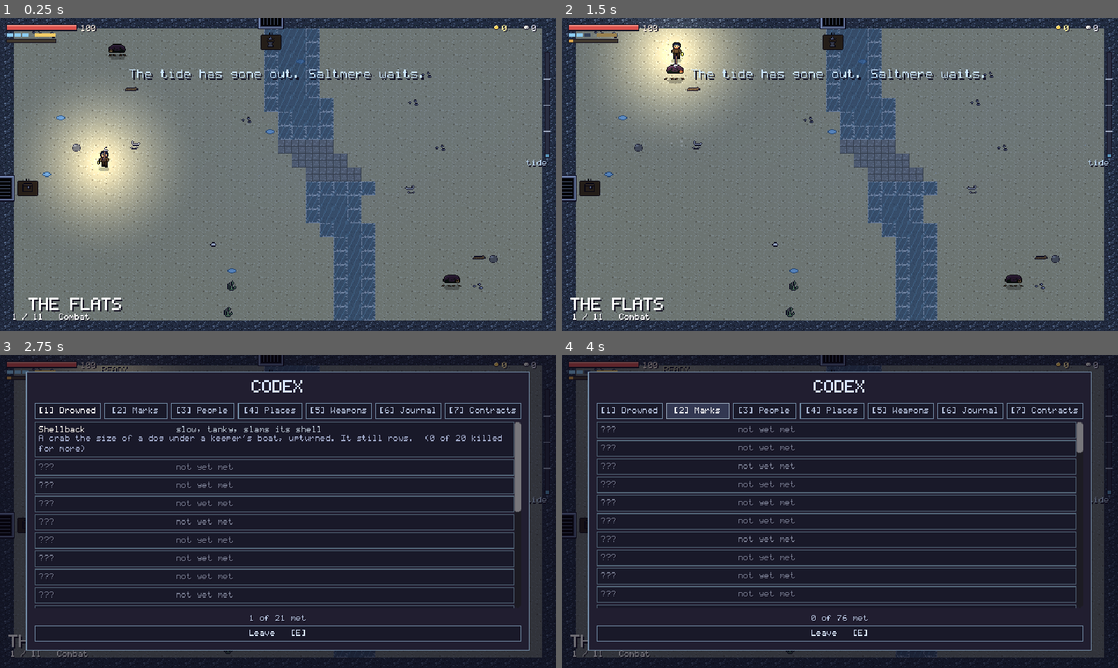
Above: before the commit, frames 1-4 (two rows, left to right).
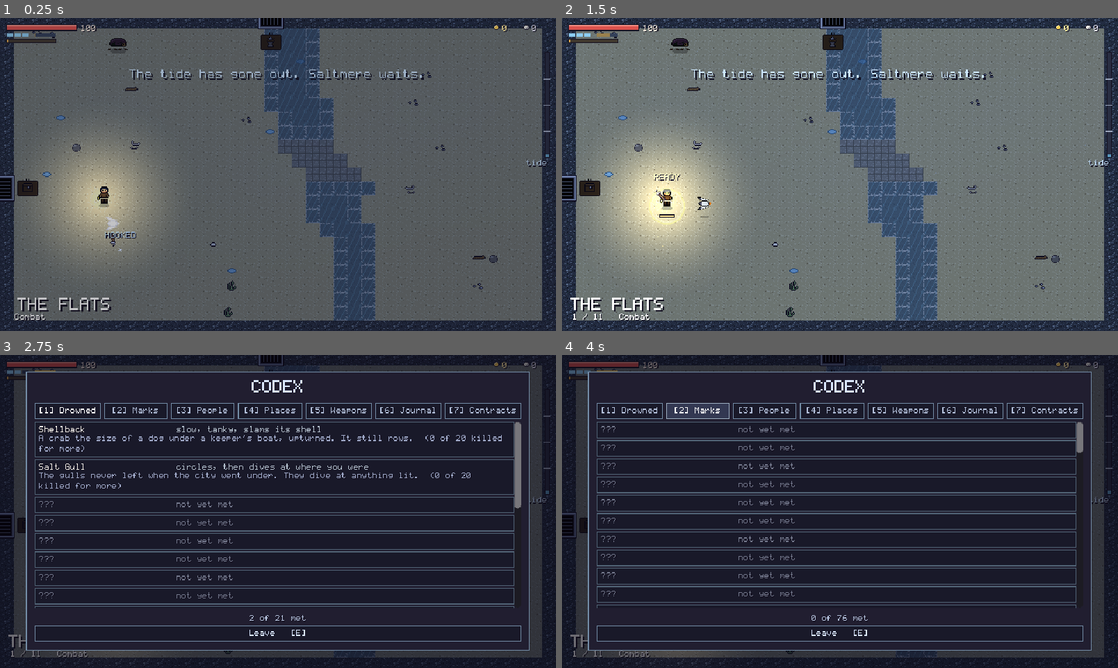
Above: after the commit, the same moments.

Repository: lakshgupta8/EBB
Game: Godot game, scene res://tests/sim_run.tscn
The game is run twice, just before and just after one commit, with the same random seed, the same clock (stepped at 60 frames per second) and the same inputs. This scene is started directly instead of the project's main scene.
Inputs (mouse positions are in pixels of both pictures, inside the frame that each line leads up to):
- Up to frame 1 (0.25 s): no input
- Up to frame 2 (1.5 s): tap Enter (ui_accept) at 0.5, 0.77 s; move the mouse to (962, 158) at 0.52 s; hold D (move_right) 0.53-1.25 s; tap R (active) at 0.6 s; click (962, 158) at 0.67 s; drag from (728, 190) to (834, 27) at 1.27 s
- Up to frame 3 (2.75 s): move the mouse to (333, 442) at 2.02 s; hold D (move_right) from 2.03 s (still down); hold C (codex) from 2.03 s (still down)
- Up to frame 4 (4 s): release D (move_right) at 2.75 s; release C (codex) at 2.75 s; click "[1] Drowned" at 2.75 s; click "[2] Marks" at 3.5 s

The runs differ from the first frame. In frame 1, 72% of the frame differs, in the area x 0-100%, y 0-100%; in frame 2, 14%; in frame 3, 8.3%; in frame 4, 0.2%.

Commit message:
Never spawn two bodies on one point; keep every enemy inside the room
A deep streets room asks for eight enemies and its template marks four cells,
so pairs spawned fully overlapping. Overlapping bodies jam each other, and the
physics recovery that pushes them apart walked one pair straight through a
wall and out of the world (seed 202, streets_07): the room could never clear
and the tide took the run.

RoomTemplate.spawn_cells hands out the markers first, then reachable floor
around them, two tiles from any body already placed and clear of the player.
Enemy._stay_inside puts a walker that ends up in a wall or off the map back on
open floor, and Room.clamp_inside searches three tiles out for that floor.

The bot now prefers targets it can path to, and presses both axes when it is
off a waypoint instead of grinding on a corner beside a two-tile gap.

Co-Authored-By: Claude Fable 5.1 <noreply@anthropic.com>

Diff:
--- a/src/enemies/enemy_base.gd
+++ b/src/enemies/enemy_base.gd
@@ -325,6 +325,7 @@
 		velocity += _knockback
 	_knockback = _knockback.lerp(Vector2.ZERO, 12.0 * delta)
 	move_and_slide()
+	_stay_inside()
 	_wall_slam()
 	if cracked_t > 0.0:
 		cracked_t -= delta
@@ -369,6 +370,26 @@
 		if health.take(info, true):
 			FX.burst(global_position + Vector2(0, -6), Color(0.8, 0.2, 0.2), 3, 25.0)
 			EventBus.damage_dealt.emit(self, info)
+
+
+## A body wedged into a wall or shoved out of the room can never be reached, and the
+## room never clears. Put it back on open floor. (Two bodies spawned on one point once
+## walked each other through a wall this way; flyers cross walls on purpose.)
+func _stay_inside() -> void:
+	if room == null:
+		return
+	var size := room.size_px()
+	var outside := global_position.x < 0.0 or global_position.y < 0.0 or global_position.x >= size.x or global_position.y >= size.y
+	if not outside:
+		if flying:
+			return
+		var c := room.world_to_cell(global_position)
+		if not room.template.is_solid(c.x, c.y):
+			return
+	global_position = room.clamp_inside(global_position)
+	velocity = Vector2.ZERO
+	_knockback = Vector2.ZERO
+	_wall_slam_armed = false
 
 
 ## Knocked hard into a wall: bonus damage and a thud.
--- a/src/run/run.gd
+++ b/src/run/run.gd
@@ -650,10 +650,9 @@
 
 
 func _spawn_enemies(count: int, with_elite: bool) -> void:
-	var spawns: Array = room.template.enemy_spawns.duplicate()
-	spawns.shuffle()
+	var spawns: Array[Vector2i] = room.template.spawn_cells(count, _rng)
 	for i in count:
-		var cell: Vector2i = spawns[i % spawns.size()]
+		var cell: Vector2i = spawns[i]
 		var scene := _enemy_scene()
 		if _wet_room and _rng.randf() < 0.4:
 			scene = biome().wet
--- a/src/world/room.gd
+++ b/src/world/room.gd
@@ -130,12 +130,26 @@
 		clampf(pos.y, margin, size_px().y - margin))
 	var c := world_to_cell(p)
 	if template.is_solid(c.x, c.y):
-		# Push toward the nearest open neighbour cell.
-		for off: Vector2i in [Vector2i(1, 0), Vector2i(-1, 0), Vector2i(0, 1), Vector2i(0, -1)]:
+		# Push to the nearest open floor cell (never a door).
+		for off in _RINGS:
 			var n: Vector2i = c + off
-			if not template.is_solid(n.x, n.y):
+			if not template.is_solid(n.x, n.y) and template.char_at(n.x, n.y) != "D":
 				return cell_to_world(n)
 	return p
+
+
+## Cell offsets out to three tiles, nearest first.
+static var _RINGS: Array[Vector2i] = _rings(3)
+
+
+static func _rings(radius: int) -> Array[Vector2i]:
+	var out: Array[Vector2i] = []
+	for dy in range(-radius, radius + 1):
+		for dx in range(-radius, radius + 1):
+			if dx != 0 or dy != 0:
+				out.append(Vector2i(dx, dy))
+	out.sort_custom(func(a, b): return Vector2(a).length_squared() < Vector2(b).length_squared())
+	return out
 
 
 func height_at(pos: Vector2) -> int:
--- a/src/world/room_template.gd
+++ b/src/world/room_template.gd
@@ -102,3 +102,68 @@
 
 func marker_cells(ch: String) -> Array:
 	return markers.get(ch, [])
+
+
+## Open cells you can walk to from the player's spawn. Doors and marker cells (props)
+## are not floor.
+func reachable_cells() -> Dictionary:
+	var seen := {}
+	if player_spawn.x < 0:
+		return seen
+	var stack: Array = [player_spawn]
+	seen[player_spawn] = true
+	while stack.size() > 0:
+		var c: Vector2i = stack.pop_back()
+		for off: Vector2i in [Vector2i(1, 0), Vector2i(-1, 0), Vector2i(0, 1), Vector2i(0, -1)]:
+			var n: Vector2i = c + off
+			if seen.has(n) or is_solid(n.x, n.y) or char_at(n.x, n.y) == "D":
+				continue
+			seen[n] = true
+			stack.append(n)
+	for ch in markers:
+		for cell in markers[ch]:
+			seen.erase(cell)
+	return seen
+
+
+## One cell per body: the `e` markers first (shuffled with `rng`), then the open floor
+## around them, at least two tiles from any body already placed and three from the
+## player. Two bodies spawned on one point jam each other, and the physics recovery
+## can walk the pair straight through a wall and out of the room.
+func spawn_cells(count: int, rng: RandomNumberGenerator = null) -> Array[Vector2i]:
+	var out: Array[Vector2i] = []
+	if enemy_spawns.is_empty():
+		return out
+	var bases: Array[Vector2i] = enemy_spawns.duplicate()
+	if rng != null:
+		for i in range(bases.size() - 1, 0, -1):
+			var j := rng.randi_range(0, i)
+			var tmp := bases[i]
+			bases[i] = bases[j]
+			bases[j] = tmp
+	var open := reachable_cells()
+	for i in count:
+		out.append(_free_cell_near(bases[i % bases.size()], out, open))
+	return out
+
+
+func _free_cell_near(base: Vector2i, taken: Array[Vector2i], open: Dictionary) -> Vector2i:
+	for gap: int in [2, 1]:
+		for r in 6:
+			for dy in range(-r, r + 1):
+				for dx in range(-r, r + 1):
+					if maxi(absi(dx), absi(dy)) != r:
+						continue
+					var c := base + Vector2i(dx, dy)
+					if not (open.has(c) or (r == 0 and not is_solid(c.x, c.y))):
+						continue
+					if r > 0 and maxi(absi(c.x - player_spawn.x), absi(c.y - player_spawn.y)) < 3:
+						continue
+					var clear := true
+					for t in taken:
+						if maxi(absi(c.x - t.x), absi(c.y - t.y)) < gap:
+							clear = false
+							break
+					if clear:
+						return c
+	return base
--- a/tests/sim_run.gd
+++ b/tests/sim_run.gd
@@ -143,6 +143,9 @@
 	var best_d := INF
 	for e in get_tree().get_nodes_in_group("enemies"):
 		var d: float = e.global_position.distance_to(player.global_position)
+		# Something you cannot walk to comes last, so the fight goes on while it is stuck.
+		if run.room.nav_path(player.global_position, e.global_position).is_empty():
+			d += 10000.0
 		if d < best_d:
 			best_d = d
 			best = e
@@ -389,8 +392,10 @@
 				goal = path[2]
 		elif path.size() == 1:
 			goal = pos
-		# Final approach: centre precisely so the body clears the door jambs.
-		_press_dir(goal - player.global_position, 0.12 if goal == pos else 0.35)
+		# Press each axis the body is off by more than a couple of pixels: the lanes are
+		# two tiles wide and the body nearly one, so an off-centre push into a gap just
+		# grinds on the corner (seed 202, flats_08).
+		_press_axes(goal - player.global_position)
 	# Unstick: if we have not moved for a while, dash toward the goal.
 	if player.global_position.distance_to(_last_pos) < 0.5:
 		_stuck_t += 1
@@ -400,6 +405,13 @@
 	else:
 		_stuck_t = 0
 	_last_pos = player.global_position
+
+
+func _press_axes(d: Vector2, slack: float = 2.0) -> void:
+	if d.x > slack: Input.action_press("move_right")
+	elif d.x < -slack: Input.action_press("move_left")
+	if d.y > slack: Input.action_press("move_down")
+	elif d.y < -slack: Input.action_press("move_up")
 
 
 func _press_dir(dir: Vector2, threshold: float = 0.35) -> void:
--- a/tests/test_run.gd
+++ b/tests/test_run.gd
@@ -242,3 +242,46 @@
 					if seen.has(d + off):
 						ok = true
 				assert_true(ok, "%s door %s is reachable" % [f, d])
+
+
+func test_spawn_cells_never_stack() -> void:
+	var rng := RandomNumberGenerator.new()
+	rng.seed = 202
+	for dir in ["res://data/rooms/biome1/", "res://data/rooms/harbour/", "res://data/rooms/biome2/", "res://data/rooms/biome3/"]:
+		for f in DirAccess.get_files_at(dir):
+			var t := RoomTemplate.load_file(dir + f)
+			if t.enemy_spawns.is_empty():
+				continue
+			var open := t.reachable_cells()
+			for m in t.enemy_spawns:
+				assert_true(open.has(m), "%s: marker %s is on reachable floor" % [f, m])
+			# A deep streets room asks for more bodies than any template marks (seed 202
+			# put eight on streets_07's four, and a stacked pair fell out of the world).
+			var cells := t.spawn_cells(12, rng)
+			assert_eq(cells.size(), 12, f)
+			for i in cells.size():
+				var c: Vector2i = cells[i]
+				assert_true(open.has(c), "%s: body %d at %s is on reachable floor" % [f, i, c])
+				assert_true(maxi(absi(c.x - t.player_spawn.x), absi(c.y - t.player_spawn.y)) >= 2, "%s: body %d at %s is off the player" % [f, i, c])
+				for j in i:
+					assert_true(cells[j] != c, "%s: bodies %d and %d share %s" % [f, j, i, c])
+			# With no more bodies than markers, the markers themselves are used.
+			var few := t.spawn_cells(t.enemy_spawns.size(), rng)
+			for m in t.enemy_spawns:
+				assert_true(m in few, "%s: marker %s is used when there is room" % [f, m])
+
+
+func test_clamp_inside_finds_floor() -> void:
+	var room := Room.new()
+	room.build(RoomTemplate.load_file("res://data/rooms/biome2/streets_07.txt"))
+	var t := room.template
+	# Out of the world above the top wall (where the stacked pair ended up), inside a
+	# building block, and on the outer wall next to a door.
+	for p in [Vector2(88, -252), Vector2(72, 48), Vector2(400, 900), Vector2(312, 4), Vector2(-40, 200)]:
+		var q: Vector2 = room.clamp_inside(p)
+		var c := room.world_to_cell(q)
+		assert_true(not t.is_solid(c.x, c.y), "%s lands on floor, not %s" % [p, c])
+		assert_true(t.char_at(c.x, c.y) != "D", "%s does not land in a door" % p)
+		assert_true(q.x > 0.0 and q.y > 0.0 and q.x < room.size_px().x and q.y < room.size_px().y, "%s lands inside" % p)
+	assert_eq(room.clamp_inside(Vector2(310, 178)), Vector2(310, 178), "open floor is left alone")
+	room.free()
